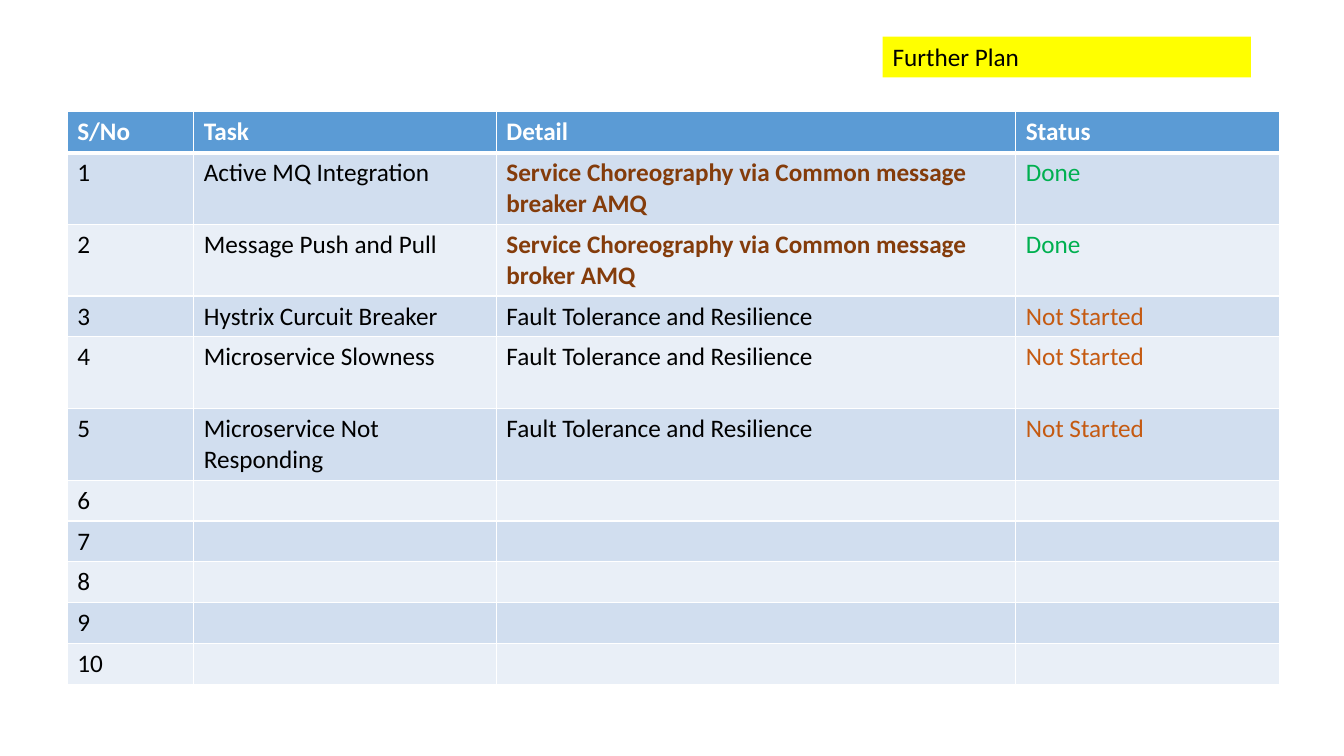
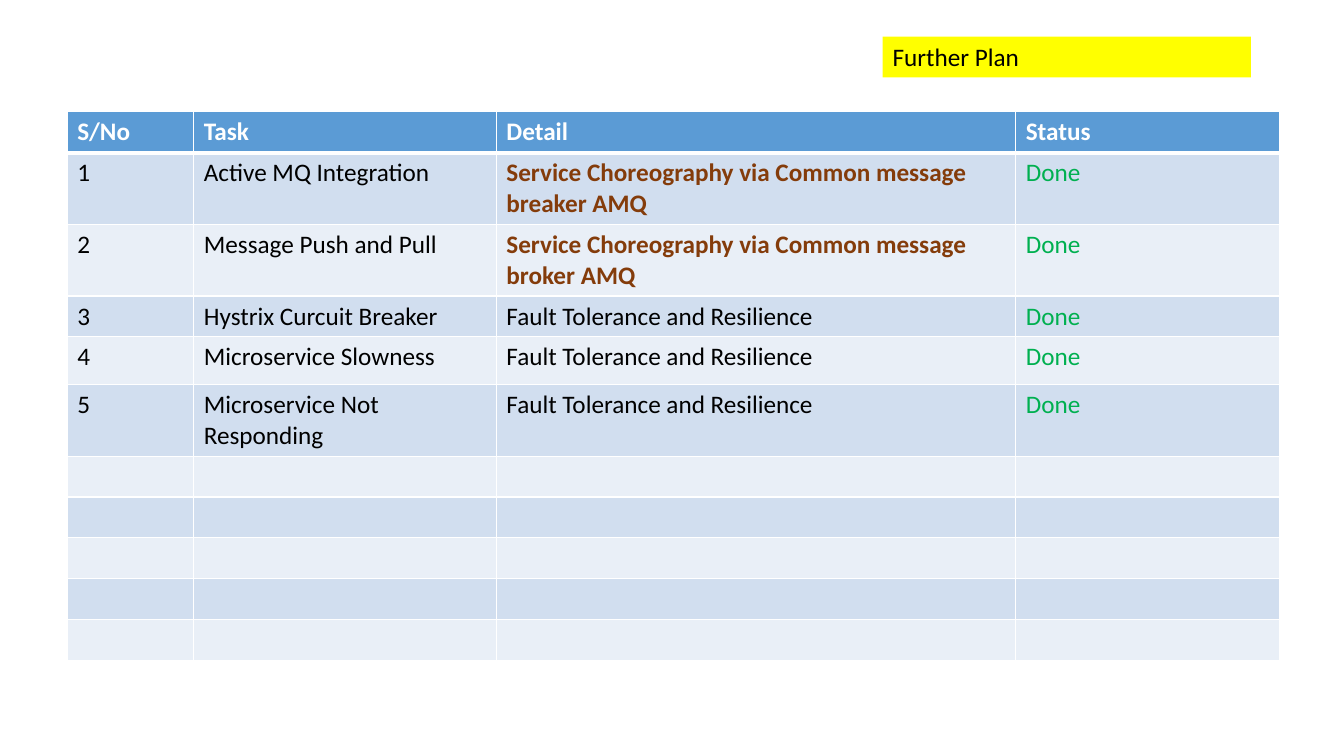
Before and after one commit to krishmetalhead/microservices, a slide deck: slide 13 of Microservice_Architecture_Defined.pptx. Drawn at 1344x756 pixels with LibreOffice and Linux fonts; fonts in the diff are those of the drawing. Boxes give left, top, right and bottom in pixels: in the first picture for what was removed or moved away, otherwise in the second. Text is boxed around its words. In the diff, an @@ line names an element or a change of style, - is before the commit and + after.

```diff
--- a/Microservice_Architecture_Defined.pptx
+++ b/Microservice_Architecture_Defined.pptx
@@ table at (x1=68, y1=112, x2=1280, y2=657) @@
-row 4, column 4: Not Started
+row 4, column 4: Done
-row 5, column 4: Not Started
+row 5, column 4: Done
-row 6, column 4: Not Started
+row 6, column 4: Done
-row 7, column 1: 6
+row 7, column 1: 
-row 8, column 1: 7
+row 8, column 1: 
-row 9, column 1: 8
+row 9, column 1: 
-row 10, column 1: 9
+row 10, column 1: 
-row 11, column 1: 10
+row 11, column 1: 
```
Also in this commit, not shown: 1 slide added.
